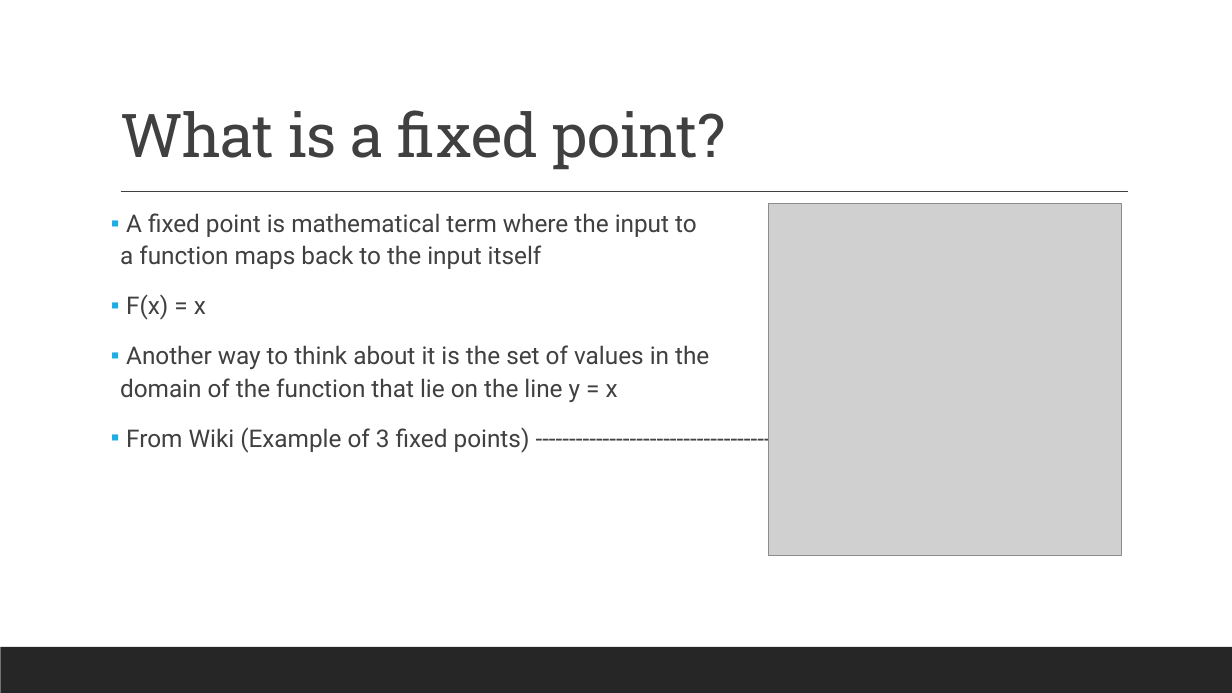
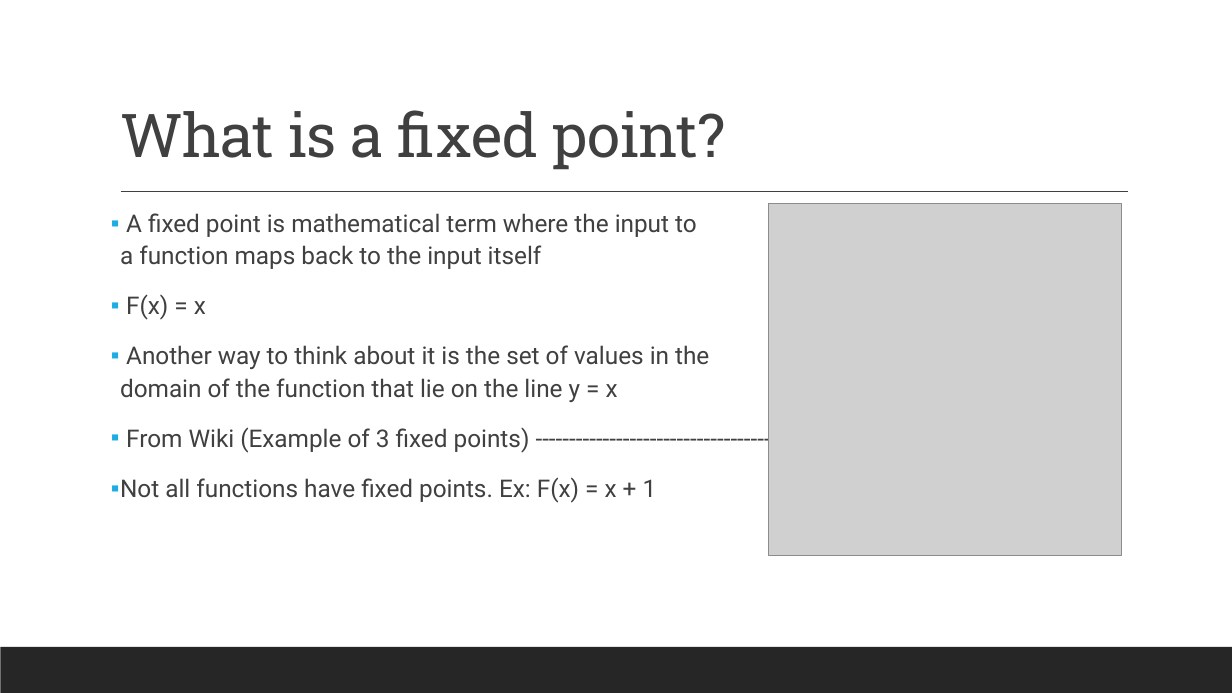
Before and after one commit to aronjschwartz/RSA_Encryption, a slide deck: slide 7 of RSA_Presentations/RSA_Research_Presentation_AronSchwartz.pptx. Drawn at 1232x693 pixels with LibreOffice and Linux fonts; fonts in the diff are those of the drawing; grey boxes stand for pictures. Boxes give left, top, right and bottom in pixels: in the first picture for what was removed or moved away, otherwise in the second. Text is boxed around its words. In the diff, an @@ line names an element or a change of style, - is before the commit and + after.

```diff
--- a/RSA_Presentations/RSA_Research_Presentation_AronSchwartz.pptx
+++ b/RSA_Presentations/RSA_Research_Presentation_AronSchwartz.pptx
@@ text at [120, 477, 657, 503]: paragraph added @@
+▪ Not all functions have fixed points. Ex: F(x) = x + 1
```
Also in this commit, not shown: 7 other slides changed.
